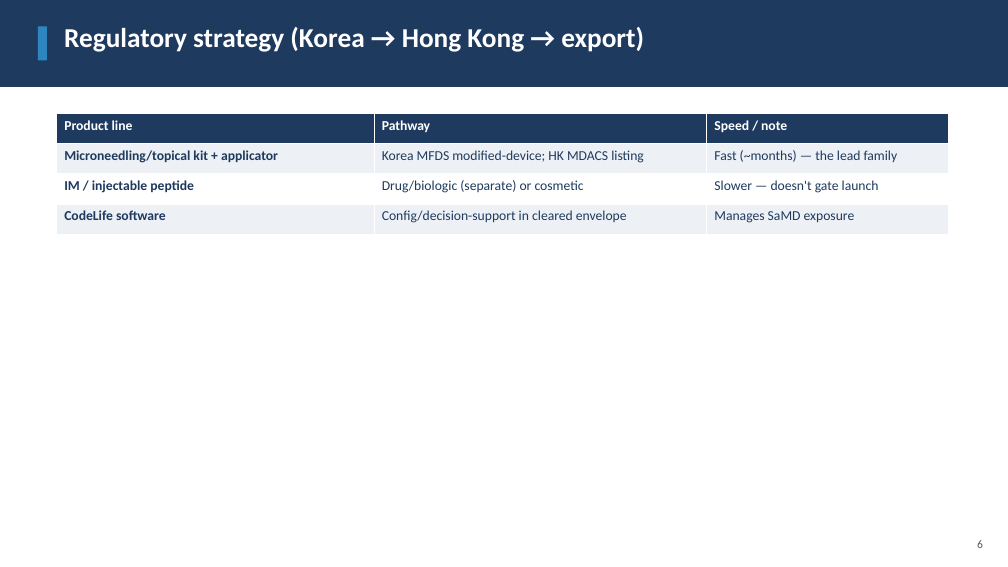
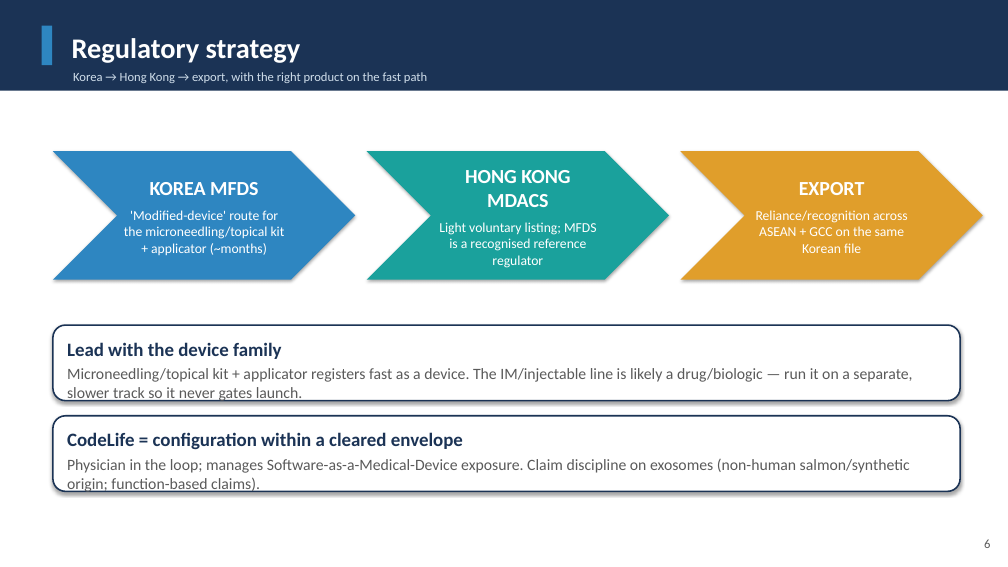
Before and after one commit to leicatam/gamification, a slide deck: slide 6 of synexo/Synapep_Investor_Deck.pptx. Drawn at 1008x567 pixels with LibreOffice and Linux fonts; fonts in the diff are those of the drawing. Boxes give left, top, right and bottom in pixels: in the first picture for what was removed or moved away, otherwise in the second. Text is boxed around its words. In the diff, an @@ line names an element or a change of style, - is before the commit and + after.

```diff
--- a/synexo/Synapep_Investor_Deck.pptx
+++ b/synexo/Synapep_Investor_Deck.pptx
@@ rectangle resized from (x1=0, y1=0, x2=1008, y2=87) to (x1=0, y1=0, x2=1008, y2=91) @@
@@ rectangle at (x1=0, y1=0, x2=1008, y2=91): fill #1F3A5F to #1B3355 @@
@@ rectangle resized from (x1=38, y1=26, x2=47, y2=60) to (x1=42, y1=26, x2=52, y2=65) @@
@@ text "Regulatory strategy" at (x1=72, y1=38, x2=301, y2=63): vertical alignment top to middle @@
@@ text at (x1=72, y1=38, x2=301, y2=63): text changed; size 26 to 27 pt @@
-Regulatory strategy (Korea → Hong Kong → export)
+Regulatory strategy
@@ text added at (x1=73, y1=72, x2=427, y2=83), 12 pt, text #CFDDEA @@
+Korea → Hong Kong → export, with the right product on the fast path
@@ table removed at (x1=57, y1=113, x2=949, y2=234), 4 rows, 3 columns @@
-Product line | Pathway | Speed / note
-Microneedling/topical kit + applicator | Korea MFDS modified-device; HK MDACS listing | Fast (~months) — the lead family
-IM / injectable peptide | Drug/biologic (separate) or cosmetic | Slower — doesn't gate launch
-CodeLife software | Config/decision-support in cleared envelope | Manages SaMD exposure
@@ chevron added at (x1=53, y1=151, x2=355, y2=280), fill #2E86C1, 13 pt, text #FFFFFF @@
+KOREA MFDS
+'Modified-device' route for the microneedling/topical kit + applicator (~months)
@@ chevron added at (x1=367, y1=151, x2=669, y2=280), fill #1AA19C, 13 pt, text #FFFFFF @@
+HONG KONG MDACS
+Light voluntary listing; MFDS is a recognised reference regulator
@@ chevron added at (x1=681, y1=151, x2=983, y2=280), fill #E09E2B, 13 pt, text #FFFFFF @@
+EXPORT
+Reliance/recognition across ASEAN + GCC on the same Korean file
@@ rounded rectangle added at (x1=53, y1=325, x2=960, y2=401), fill #FFFFFF, outline #1B3355 1.5 pt, 15 pt, text #5A5A5A @@
+Lead with the device family
+Microneedling/topical kit + applicator registers fast as a device. The IM/injectable line is likely a drug/biologic — run it on a separate, slower track so it never gates launch.
@@ rounded rectangle added at (x1=53, y1=416, x2=960, y2=492), fill #FFFFFF, outline #1B3355 1.5 pt, 15 pt, text #5A5A5A @@
+CodeLife = configuration within a cleared envelope
+Physician in the loop; manages Software-as-a-Medical-Device exposure. Claim discipline on exosomes (non-human salmon/synthetic origin; function-based claims).
@@ text "6" moved from (x1=977, y1=540, x2=983, y2=548) to (x1=984, y1=539, x2=990, y2=548) @@
@@ text "6" at (x1=984, y1=539, x2=990, y2=548): size 11 to 12 pt, text colour #555555 to #5A5A5A; more space between paragraphs @@
```
Also in this commit, not shown: 13 other slides changed, 1 other file.
